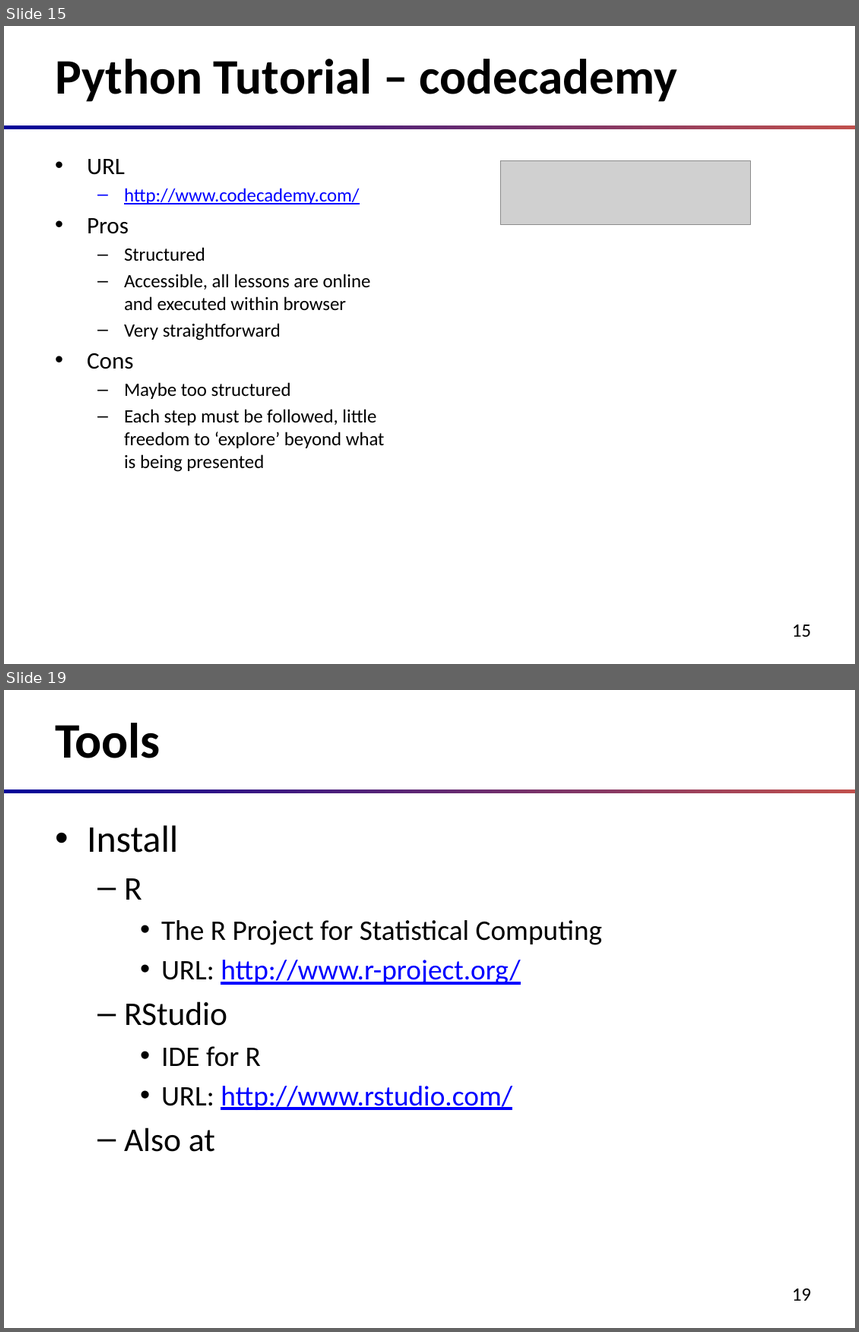
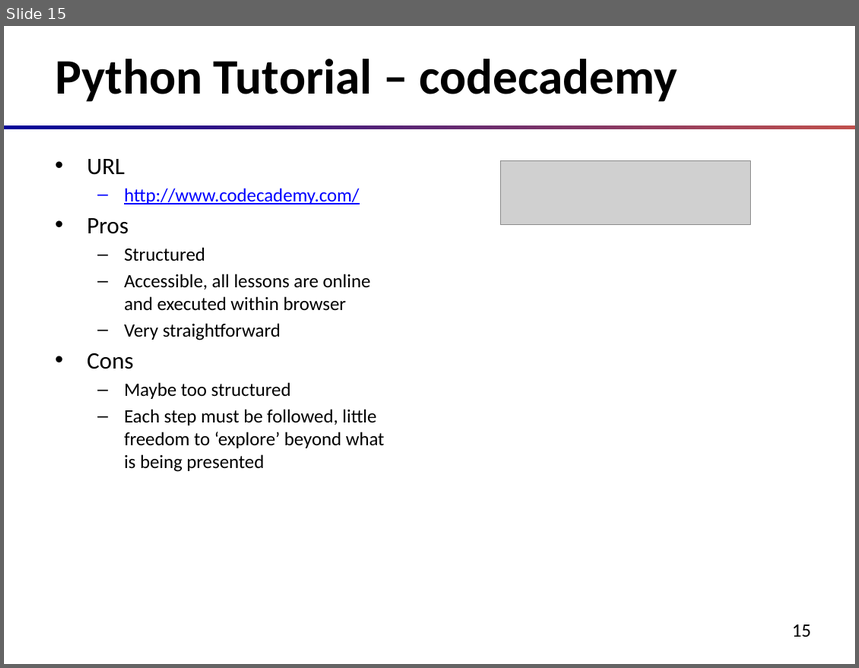
Before and after one commit to oxbot/battleship, a slide deck: slides/00-course-intro.pptx. Shown one above the other, each under a label of ours: slides 15 and 19 before the commit, slide 15 after it; the slides between them are not shown. The pictures are 859x1332 and 859x668 pixels, drawn with LibreOffice and Linux fonts; fonts in the diff are those of the drawing; grey boxes stand for pictures. Boxes give left, top, right and bottom in pixels: in the first picture for what was removed or moved away, otherwise in the second. Text is boxed around its words. In the diff, an @@ line names an element or a change of style, - is before the commit and + after.

```diff
--- a/slides/00-course-intro.pptx
+++ b/slides/00-course-intro.pptx
@@ slide 19 removed at (4,690,855,1328), background #FFFFFF; not listed: 2 template elements that a slide beside it also shows @@
@@ title removed at (55,723,161,758) @@
-Tools
@@ text removed at (87,825,603,1152) @@
-• Install
-  – R
-    • The R Project for Statistical Computing
-    • URL: http://www.r-project.org/
-  – RStudio
-    • IDE for R
-    • URL: http://www.rstudio.com/
-  – Also at
```
Also in this commit, not shown: 5 other slides removed, 4 other files.
